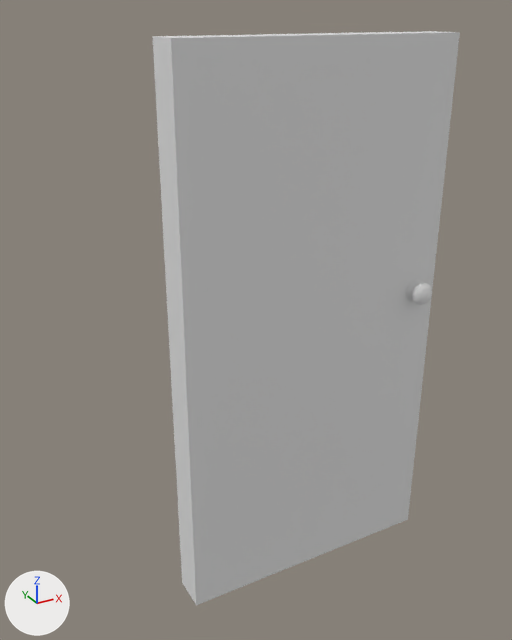
Before and after pictures for a commit that changed the FBX model Assets/_Environment/Furniture Assets/_Doors/Door.fbx.
Rendered twice from a camera (50 mm lens) standing at (-1.01, -2.44, 2.67) and looking at (0.63, 0.54, 1.18). The lights are fixed; the arrows at lower left show +X, +Y and +Z.

Objects in the first picture: 'Door'.
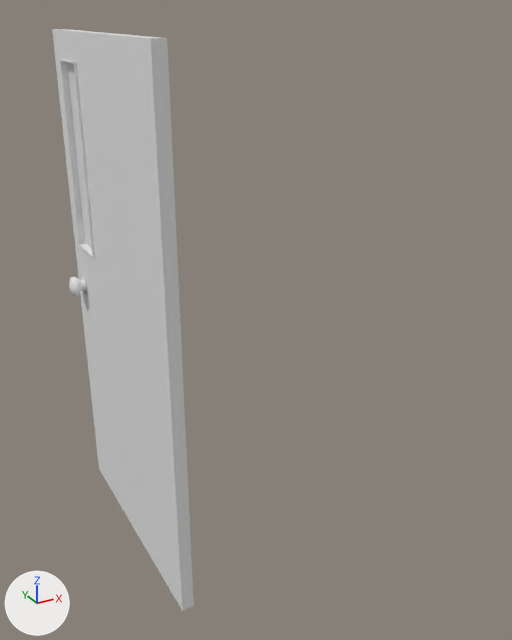
What the commit changed:
Material 'Glass' (mat_glass) is new.
Its base color is (0.8, 0.8, 0.8) (white #e7e7e7).
Its roughness is 0.553.
Material 'Door Window Frame' (mat_door_window_frame) is new.
Its base color is (0.8, 0.8, 0.8) (white #e7e7e7).
Its roughness is 0.553.
me_door_knob is used by ob_door; location (0.0, 0.0, 1.324); rotation (1.571, 0.0, 0.0), in degrees (90, 0, 0); scale (0.0334, 0.0334, 0.0334).
me_door_knob had 152 vertices, 136 faces and spanned x 0.0..39.5, y -39.6..37.4, z -5.1..2.5.
me_door_knob now has 346 vertices, 302 faces and spans x -0.2..0.1, y 0.0..1.3, z 0.0..2.6.
me_door_knob part 1: the loose piece of 144 vertices spanning x 34.4..37.8, y 1.2..4.6, z 0.1..2.5 is multiplied about its middle by the matrix ((0.0, 0.0, -0.033), (-0.033, 0.0, 0.0), (0.0, 0.033, 0.0)), then moved by (-36.2, -1.7, 0.0).
me_door_knob part 2: a new loose piece, a box spanning x -0.084..-0.003, y 0.948..0.954, z 1.518..2.445, in mat_door_window_frame (white #e7e7e7).
me_door_knob part 3: a new loose piece, a box spanning x -0.084..-0.003, y 1.187..1.194, z 1.518..2.445, in mat_door_window_frame (white #e7e7e7).
me_door_knob part 4: the loose piece of 8 vertices spanning x 0.0..39.5, y -39.6..37.4, z -5.1..0.0 is turned 90 degrees about the y axis through its middle and scaled by 0.00259, then moved by (-19.8, 2.2, 5.0), in mat_door_window_frame (white #e7e7e7).
me_door_knob part 5: a new loose piece, a box spanning x -0.084..-0.003, y 0.949..1.192, z 1.514..1.52, in mat_door_window_frame (white #e7e7e7).
me_door_knob part 6: a new loose piece, a box spanning x -0.051..-0.041, y 0.952..1.191, z 1.516..2.44, in mat_glass (white #e7e7e7).
me_door_knob part 7: a new loose piece of 18 vertices spanning x -0.1..0.0, y 0.0..1.3, z 0.0..2.6.
me_door_knob part 8: the surface is now shaded smooth.
me_door_knob now uses material mat_glass (white #e7e7e7).
me_door_knob now uses material mat_door_window_frame (white #e7e7e7).
Object 'Door' (ob_door) turns from (90, 0, 0) to (0, 0, 0) degrees about x, y and z.
Object 'Door' (ob_door) is rescaled from (0.0334, 0.0334, 0.0334) to (1.0, 1.0, 1.0).
Object 'Door' (ob_door) moves from (0.0, 0.0, 1.324) to (0.0, 0.0, 0.0).

Pixel boxes (x1, y1, x2, y2) of what changed, in the pictures (512 x 640 px; the box of a moved part takes in the faces that stretch with it):
'Door', reshaped, moved, turned, rescaled
    before: (152, 31, 460, 605)
    after: (52, 29, 194, 611)
part 1 of me_door_knob, moved or reshaped
    before: (406, 280, 432, 305)
    after: (69, 275, 88, 296)
part 2 of me_door_knob, added
    after: (73, 62, 95, 257)
part 3 of me_door_knob, added
    after: (60, 61, 85, 244)
part 4 of me_door_knob, moved or reshaped
    before: (152, 31, 460, 605)
    after: (60, 59, 74, 64)
part 5 of me_door_knob, added
    after: (79, 244, 95, 258)
part 6 of me_door_knob, added
    after: (67, 62, 92, 249)
part 7 of me_door_knob, added
    after: (52, 29, 194, 611)
